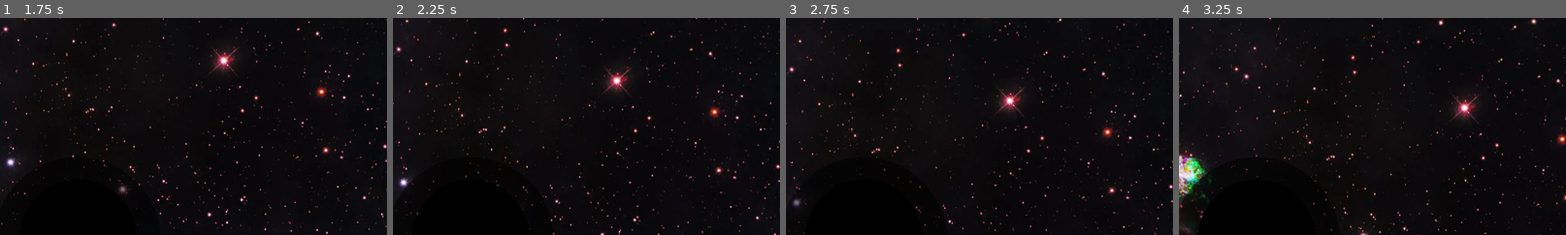
Above: before the commit, frames 1-4 (left to right).
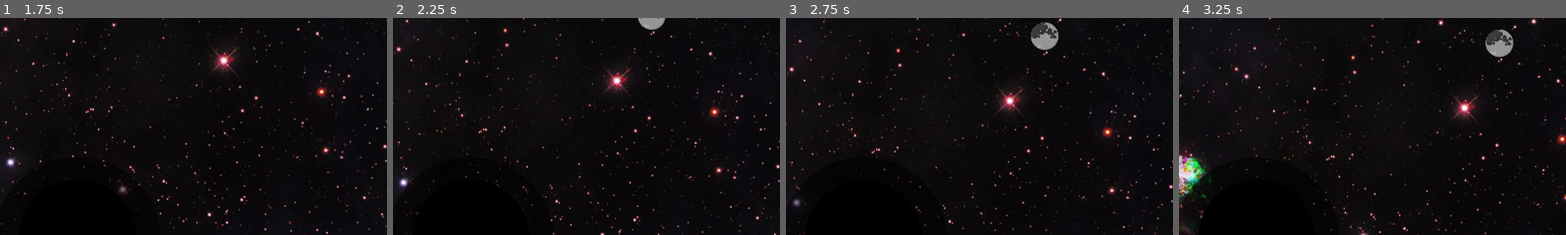
Above: after the commit, the same moments.

Repository: brokenfence-53/Black-Hole-Sim-Game
Game: Godot game, scene res://Levels/Main Menu/main_menu.tscn
Same seed, same stepped clock (60 frames per second), same inputs: the game is played once before the commit and once after it. Video files are missing from this copy of the repository; at most half a second of black plays in their place.
Inputs:
- Up to frame 1 (1.75 s): click "New Game" at 0.5 s; tap Enter at 1.25 s; hold Up (up) from 1.28 s (still down); tap Space (dash) at 1.35 s
- Up to frame 2 (2.25 s): keep holding Up (up); tap Space (dash) at 2.1 s
- Up to frame 3 (2.75 s): keep holding Up (up)
- Up to frame 4 (3.25 s): release Up (up) at 2.78 s; hold Left (left) from 2.78 s (still down); tap Space (dash) at 2.85 s
The pictures show only the part of the screen within x 38-88%, y 0-50%; the shares and areas given below are measured in that part.

Frame 1 is identical in both runs. In frame 2, 0.3% of the frame differs, in the area x 63-71%, y 0-6%; in frame 3, 0.7%, in the area x 63-71%, y 1-15%; in frame 4, 0.7%.

Commit message:
basic enemy

Diff:
--- /dev/null
+++ b/black-hole-sim/Characters/enemy.gd
@@ -0,0 +1,30 @@
+extends CharacterBody2D
+
+
+@onready var player_node: CharacterBody2D = get_parent().get_node("Player")
+var speed: float = 200.0
+
+var sshould_chase: bool = false
+
+func _physics_process(delta: float) -> void:
+	if sshould_chase:
+		var direction = (player_node.global_position-global_position).normalized()
+		velocity = lerp(velocity , direction*speed , 0.5*delta)
+		move_and_slide()
+
+
+func _on_area_2d_body_entered(body: Node2D) -> void:
+	if body == player_node:
+		pass
+
+
+
+
+func _on_enter_area_body_shape_entered(body_rid: RID, body: Node2D, body_shape_index: int, local_shape_index: int) -> void:
+	if body == player_node:
+		sshould_chase = true
+
+
+func _on_exit_area_body_shape_exited(body_rid: RID, body: Node2D, body_shape_index: int, local_shape_index: int) -> void:
+	if body == player_node:
+		sshould_chase = false
--- a/black-hole-sim/Characters/enemy.tscn
+++ b/black-hole-sim/Characters/enemy.tscn
@@ -1,16 +1,46 @@
-[gd_scene format=3 uid="uid://dh31sg0q0p5s1"]
+[gd_scene format=3 uid="uid://bigdp65v0as3q"]
 
 [ext_resource type="Texture2D" uid="uid://cav33jbatbgmd" path="res://Sprites/Untitled103_20260413174355.png" id="1_04wy3"]
+[ext_resource type="Script" uid="uid://bl0anwp1add5y" path="res://Characters/enemy.gd" id="1_rtu5t"]
 
 [sub_resource type="CircleShape2D" id="CircleShape2D_rtu5t"]
-radius = 394.36658
+radius = 233.4225
+
+[sub_resource type="CircleShape2D" id="CircleShape2D_sdfay"]
+radius = 111.364265
+
+[sub_resource type="CircleShape2D" id="CircleShape2D_mpxx0"]
+radius = 626.0511
 
 [node name="Enemy" type="CharacterBody2D" unique_id=434977644]
+script = ExtResource("1_rtu5t")
 
-[node name="CollisionShape2D" type="CollisionShape2D" parent="." unique_id=501683136]
+[node name="CollisionShape2D" type="CollisionShape2D" parent="." unique_id=1724304072]
+scale = Vector2(0.3, 0.31)
 shape = SubResource("CircleShape2D_rtu5t")
+disabled = true
 
 [node name="Sprite2D" type="Sprite2D" parent="." unique_id=983907780]
 position = Vector2(16, 24)
 scale = Vector2(0.5, 0.5)
 texture = ExtResource("1_04wy3")
+
+[node name="Area2D" type="Area2D" parent="." unique_id=1609515911]
+
+[node name="CollisionShape2D" type="CollisionShape2D" parent="Area2D" unique_id=1891466040]
+shape = SubResource("CircleShape2D_sdfay")
+
+[node name="enter_area" type="Area2D" parent="." unique_id=998664076]
+scale = Vector2(0.84654343, 0.83986145)
+
+[node name="CollisionShape2D" type="CollisionShape2D" parent="enter_area" unique_id=129933752]
+shape = SubResource("CircleShape2D_mpxx0")
+
+[node name="exit_area" type="Area2D" parent="." unique_id=1745198195]
+
+[node name="CollisionShape2D" type="CollisionShape2D" parent="exit_area" unique_id=909813609]
+shape = SubResource("CircleShape2D_mpxx0")
+
+[connection signal="body_entered" from="Area2D" to="." method="_on_area_2d_body_entered"]
+[connection signal="body_shape_entered" from="enter_area" to="." method="_on_enter_area_body_shape_entered"]
+[connection signal="body_shape_exited" from="exit_area" to="." method="_on_exit_area_body_shape_exited"]
--- a/black-hole-sim/Characters/player.gd
+++ b/black-hole-sim/Characters/player.gd
@@ -1,4 +1,5 @@
 extends CharacterBody2D
+
 ## Video tut
 const max_speed: float = 100.0
 const acceleration: float = 50.0
--- a/black-hole-sim/Characters/player.tscn
+++ b/black-hole-sim/Characters/player.tscn
@@ -5,18 +5,21 @@
 [ext_resource type="Texture2D" uid="uid://dd4ryvanlqnup" path="res://Sprites/BlackHole/Paint Layer 2.PNG" id="3_65n15"]
 
 [sub_resource type="CircleShape2D" id="CircleShape2D_l48on"]
-radius = 190.0
+radius = 211.97166
 
 [node name="Player" type="CharacterBody2D" unique_id=780335499]
 script = ExtResource("1_5mj4t")
 
 [node name="CollisionShape2D" type="CollisionShape2D" parent="." unique_id=1578408206]
+scale = Vector2(0.9961257, 1)
 shape = SubResource("CircleShape2D_l48on")
 
 [node name="Event Horizon" type="Sprite2D" parent="." unique_id=313886363]
+z_index = 2
 position = Vector2(-10, -14)
 texture = ExtResource("2_vb825")
 
 [node name="Transparent" type="Sprite2D" parent="." unique_id=1032171214]
+z_index = 2
 position = Vector2(-10, -15)
 texture = ExtResource("3_65n15")
--- a/black-hole-sim/Levels/Main Menu/main_menu.tscn
+++ b/black-hole-sim/Levels/Main Menu/main_menu.tscn
@@ -1,7 +1,6 @@
 [gd_scene format=3 uid="uid://cmv0d1vbomjwe"]
 
 [ext_resource type="Script" uid="uid://cwhsqodqy2ycg" path="res://Levels/Main Menu/main_menu.gd" id="1_1ajju"]
-[ext_resource type="VideoStream" uid="uid://ch32netg7ethk" path="res://Sprites/Project Name 13(1).ogv" id="3_rjeep"]
 
 [sub_resource type="StyleBoxFlat" id="StyleBoxFlat_06t4h"]
 bg_color = Color(0.6, 0.6, 0.6, 0)
@@ -133,18 +132,6 @@
 layout_mode = 2
 size_flags_horizontal = 3
 
-[node name="VideoStreamPlayer" type="VideoStreamPlayer" parent="." unique_id=914466819]
-z_index = -1
-layout_mode = 0
-offset_left = 903.0
-offset_top = -256.0
-offset_right = 2631.0
-offset_bottom = 1426.0
-scale = Vector2(1.053, 1)
-stream = ExtResource("3_rjeep")
-autoplay = true
-loop = true
-
 [connection signal="pressed" from="MarginContainer/HBoxContainer/VBoxContainer/HBoxContainer/VBoxContainer/Continue" to="." method="_on_continue_pressed"]
 [connection signal="pressed" from="MarginContainer/HBoxContainer/VBoxContainer/HBoxContainer/VBoxContainer/New Game" to="." method="_on_new_game_pressed"]
 [connection signal="pressed" from="MarginContainer/HBoxContainer/VBoxContainer/HBoxContainer/VBoxContainer/Credits" to="." method="_on_credits_pressed"]
--- a/black-hole-sim/Levels/level_1.tscn
+++ b/black-hole-sim/Levels/level_1.tscn
@@ -1,6 +1,7 @@
 [gd_scene format=3 uid="uid://b2rpcn3yfnqrl"]
 
 [ext_resource type="PackedScene" uid="uid://dh7qgjua6kt0d" path="res://Characters/player.tscn" id="1_n0qsc"]
+[ext_resource type="PackedScene" uid="uid://bigdp65v0as3q" path="res://Characters/enemy.tscn" id="2_syshm"]
 [ext_resource type="Texture2D" uid="uid://tisgyt3dmf7o" path="res://Sprites/hubble-hh80-new-4filters-v7-finalcrop.webp" id="3_3mhv4"]
 [ext_resource type="Texture2D" uid="uid://o8c7qveoet3q" path="res://Sprites/BlackHole/Paint Layer 1.PNG" id="4_rf6l5"]
 [ext_resource type="PackedScene" path="res://Levels/pause_menu.tscn" id="4_syshm"]
@@ -17,6 +18,10 @@
 position_smoothing_speed = 50.0
 rotation_smoothing_enabled = true
 rotation_smoothing_speed = 50.0
+
+[node name="Enemy" parent="." unique_id=434977644 instance=ExtResource("2_syshm")]
+position = Vector2(1376, -208)
+scale = Vector2(0.09, 0.09)
 
 [node name="HubbleHh80New4FiltersV7Finalcrop" type="Sprite2D" parent="." unique_id=325426039]
 z_index = -1
Not shown, added: black-hole-sim/Characters/enemy.gd.uid
